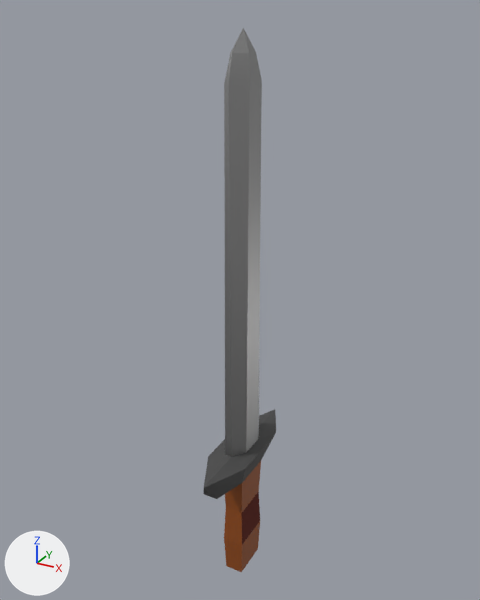
Renders of the OBJ model assets/models/shortsword.obj from each side of a commit.
One viewpoint serves both versions: a 50 mm camera at (0.986, -1.781, 1.762) aimed at (-0.034, 0.074, 0.835). Lighting does not change. The marker at lower left points along +X, +Y and +Z. The first picture is the older version. Where no turn or scale is listed for an object, it has been applied to the vertices.

The first picture shows 'Sword_Cube.001'.
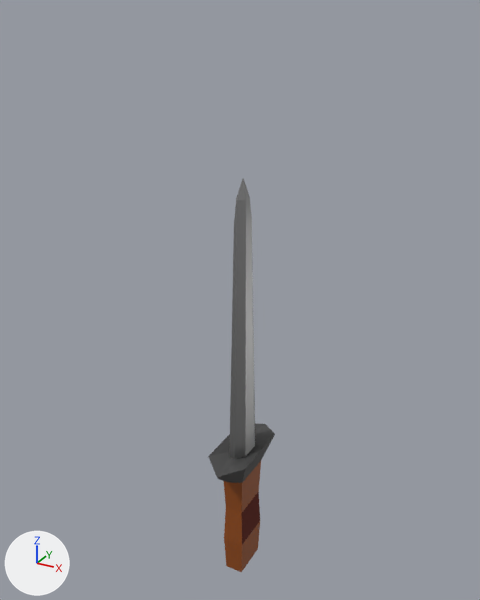
The newer file is also rescaled (x0.6) as a whole; pictures and numbers use the older file's frame.

Boxes [x1, y1, x2, y2] around the edits, measured in the pictures (480 x 600 px; the box of a moved part takes in the faces that stretch with it):
'Sword_Cube.001', reshaped (7% narrower, 28% shorter)
    before: [204, 28, 276, 572]
    after: [208, 178, 275, 572]
part 1 of me_sword_cube_001, moved or reshaped
    before: [204, 28, 276, 499]
    after: [208, 178, 275, 483]

Patch to the scene script:
```diff
--- a/assets/models/shortsword.obj.py
+++ b/assets/models/shortsword.obj.py
@@ me_sword_cube_001 @@
 # used by ob_sword_cube_001; location = (0.0, 0.0, 0.0)
-me_sword_cube_001.from_pydata(...)  # 61 vertices, 69 faces; spans x -0.08..0.08, y -0.25..0.31, z -0.28..1.71
+me_sword_cube_001.from_pydata(...)  # 61 vertices, 69 faces; spans x -0.08..0.08, y -0.16..0.22, z -0.28..1.28
+# me_sword_cube_001 part 1: 33 of 61 vertices moved; they spanned x -0.04..0.04, y -0.25..0.31, z 0.2..1.71 and now span x -0.03..0.03, y -0.16..0.22, z 0.2..1.28; mean shift (0.0, 0.0, -0.2); largest move (0.0, 0.03, 1.71) -> (0.0, 0.03, 1.28)
 me_sword_cube_001.materials.append(mat_swordmaterial_001)
```
